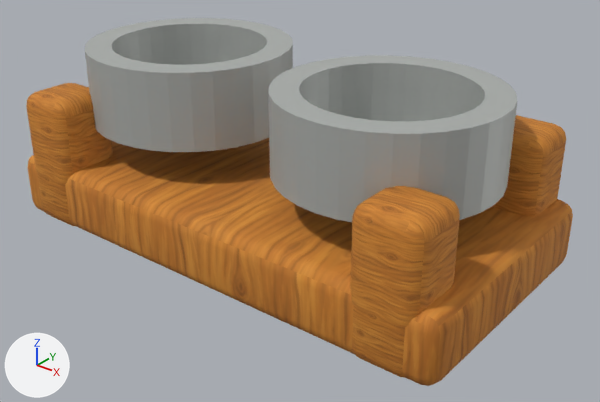
Renders of the glTF model public/models/furniture/pet-feeding-station.glb from each side of a commit.
One viewpoint serves both versions: a 50 mm lens placed at (0.481, -0.574, 0.401), pointed at (0.026, -0.005, 0.049). The axes (+X, +Y, +Z) are drawn at lower left. The lights are the same throughout. The picture after the commit comes second.

In view in the first picture: 'pet-feeding-station'.
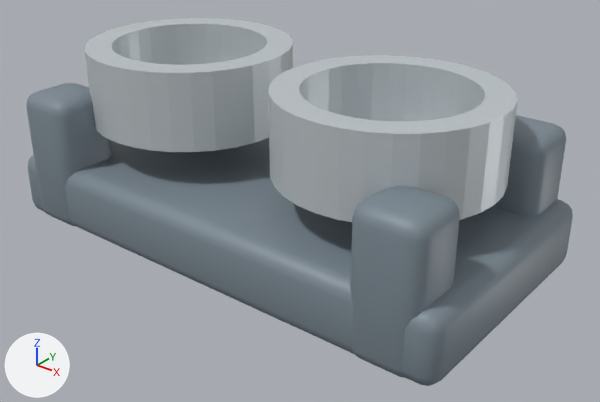
Where the change shows, as pixel boxes [x1, y1, x2, y2] in the pictures (600 x 402 px):
'pet-feeding-station', surface changed, recoloured
    both: [26, 18, 573, 386]

Patch to the scene script:
```diff
--- a/public/models/furniture/pet-feeding-station.glb.py
+++ b/public/models/furniture/pet-feeding-station.glb.py
@@ mat_wood_honey_textured @@
 mat_wood_honey_textured = principled_material('wood-honey-textured')
-mat_wood_honey_textured.texture = img_handpainted_honey_oak
-mat_wood_honey_textured.roughness = 0.82
+mat_wood_honey_textured.base_color = (0.2, 0.25, 0.29)  # grey #7c8993
+mat_wood_honey_textured.roughness = 0.47
@@ mat_brushed_steel @@
 mat_brushed_steel = principled_material('brushed-steel')
-mat_brushed_steel.base_color = (0.48, 0.5, 0.48)  # grey #b8bcb8
+mat_brushed_steel.base_color = (0.62, 0.67, 0.7)  # light grey #ced6da
 mat_brushed_steel.metallic = 0.35
```
